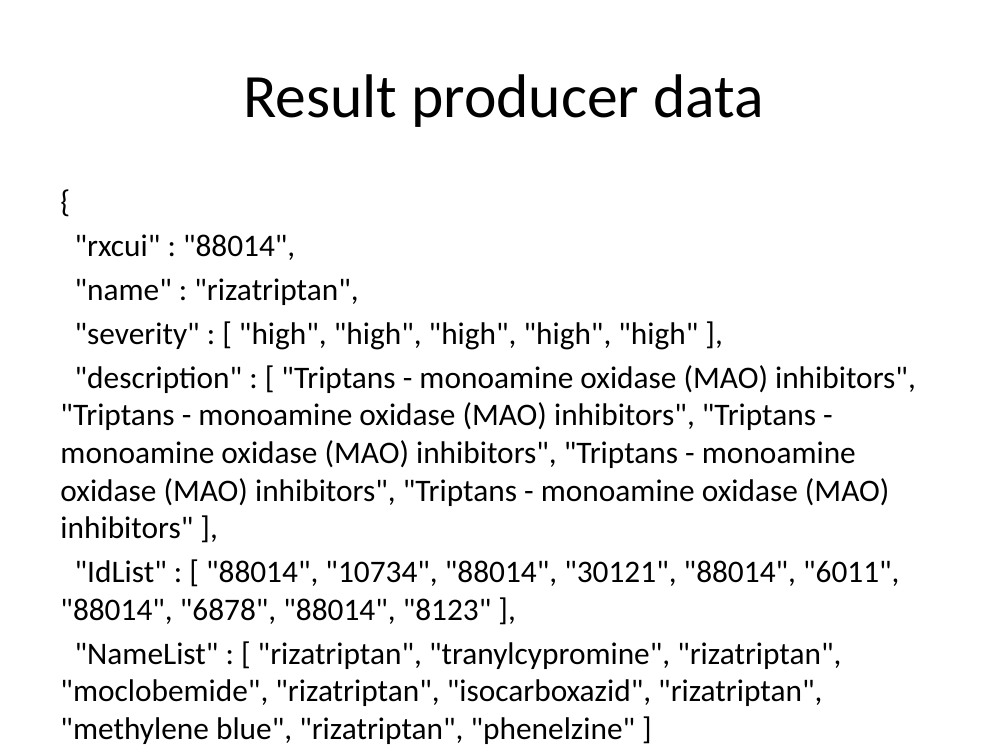
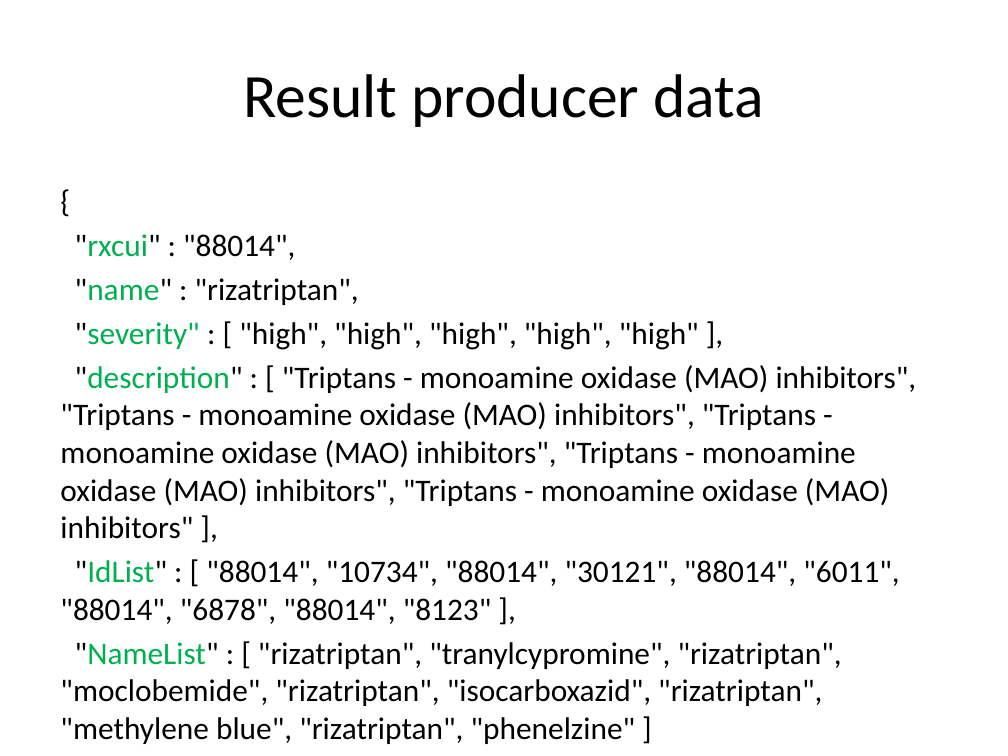
Before and after one commit to katkovOlga/nayaProject, a slide deck: slide 18 of FinalProject.pptx (slide 19 before the commit). Drawn at 1008x756 pixels with LibreOffice and Linux fonts; fonts in the diff are those of the drawing. Boxes give left, top, right and bottom in pixels: in the first picture for what was removed or moved away, otherwise in the second. Text is boxed around its words. In the diff, an @@ line names an element or a change of style, - is before the commit and + after.

```diff
--- a/FinalProject.pptx
+++ b/FinalProject.pptx
@@ text at bbox=[60, 234, 917, 744]: text colour #000000 to #00B050 in ""rxcui"", ""name"", ""severity"", ""description"" and 2 more places @@
```
Also in this commit, not shown: 7 other slides changed, 1 slide added, 1 slide removed, 6 other files.
